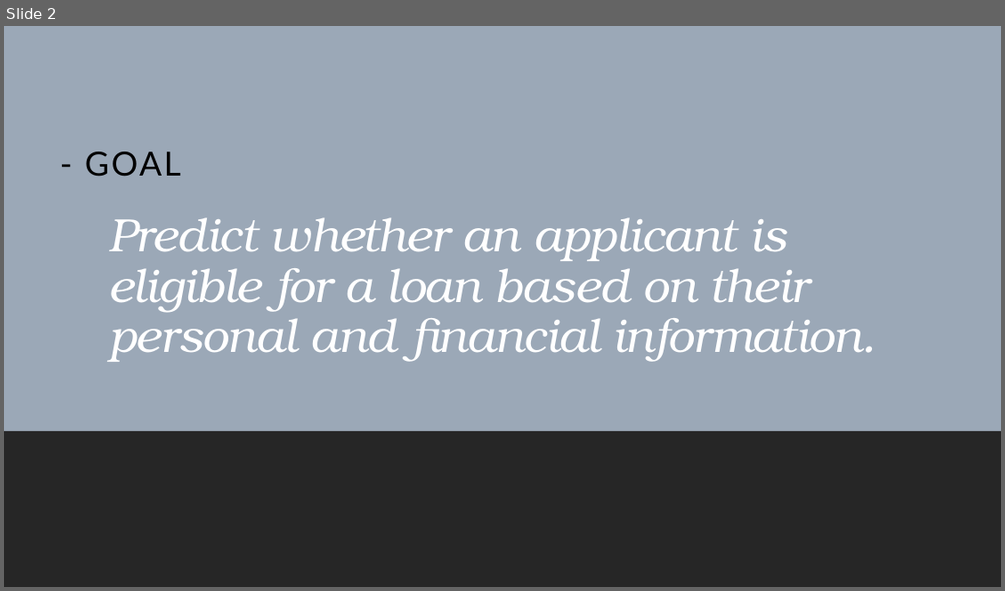
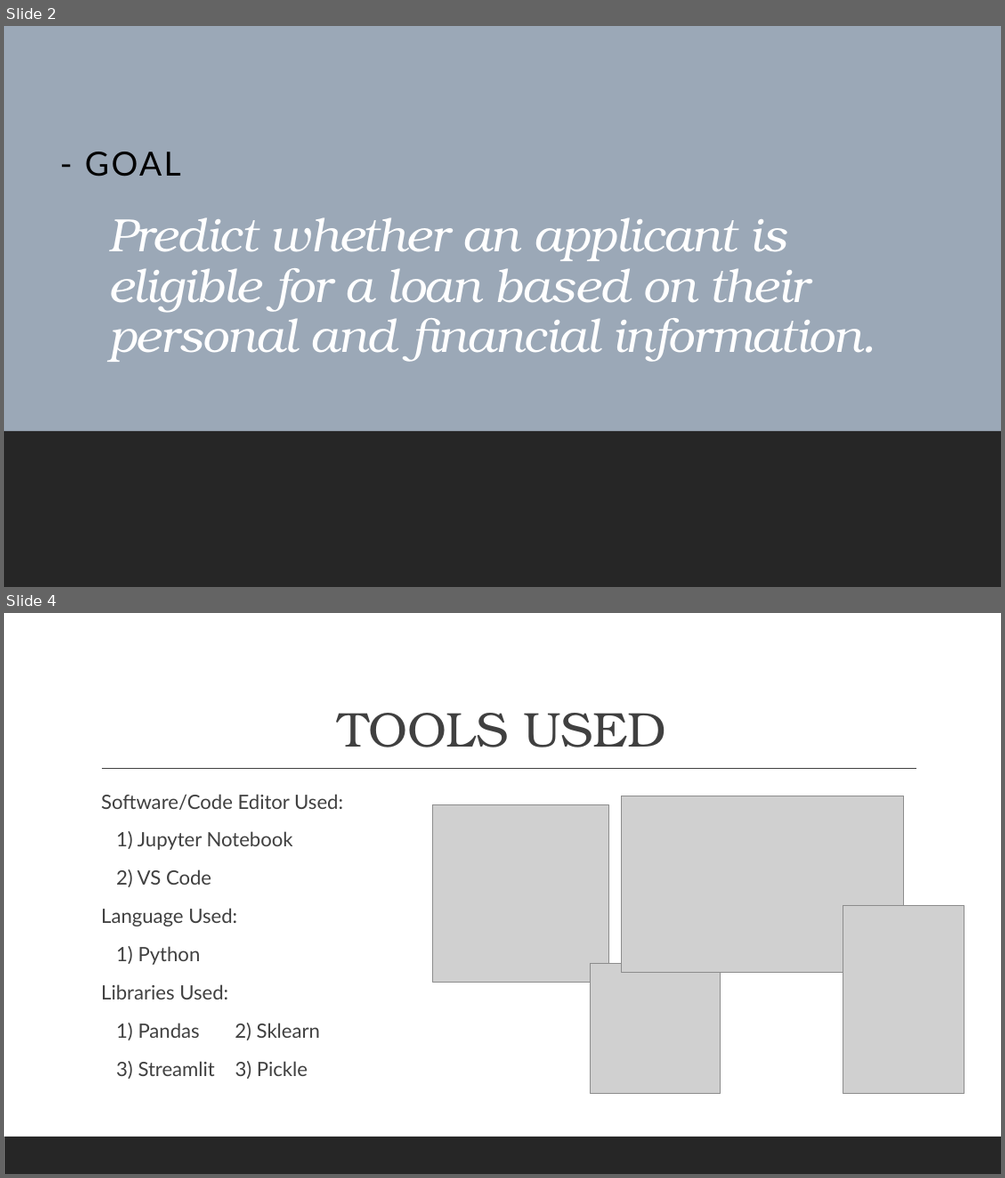
Before and after one commit to MuhammadWaqiShakil/AI-Project, a slide deck: Project AI/AI Presentation.pptx. Shown one above the other, each under a label of ours: slide 2 before the commit, slides 2 and 4 after it; the slides between them are not shown. The pictures are 1005x591 and 1005x1178 pixels, drawn with LibreOffice and Linux fonts; fonts in the diff are those of the drawing; grey boxes stand for pictures. Boxes give left, top, right and bottom in pixels: in the first picture for what was removed or moved away, otherwise in the second. Text is boxed around its words. In the diff, an @@ line names an element or a change of style, - is before the commit and + after.

```diff
--- a/Project AI/AI Presentation.pptx
+++ b/Project AI/AI Presentation.pptx
@@ slide 4 added at (4,613,1001,1174), background #FFFFFF; not listed: 1 template element that a slide beside it also shows @@
@@ title added at (339,713,666,747), 47 pt, text #404040 @@
+TOOLS USED
@@ line added from (102, 769) to (917, 769), #404040 1 pt @@
@@ text added at (101,794,343,1078), 19 pt, text #404040 @@
+  Software/Code Editor Used:
+  1) Jupyter Notebook
+  2) VS Code
+  Language Used:
+  1) Python
+  Libraries Used:
+  1) Pandas 2) Sklearn
+  3) Streamlit 3) Pickle
@@ picture added at (622,796,905,973) @@
@@ picture added at (432,805,609,981) @@
@@ picture added at (843,906,964,1093) @@
@@ picture added at (591,963,720,1093) @@
```
Also in this commit, not shown: 6 other slides added, 1 slide removed.
